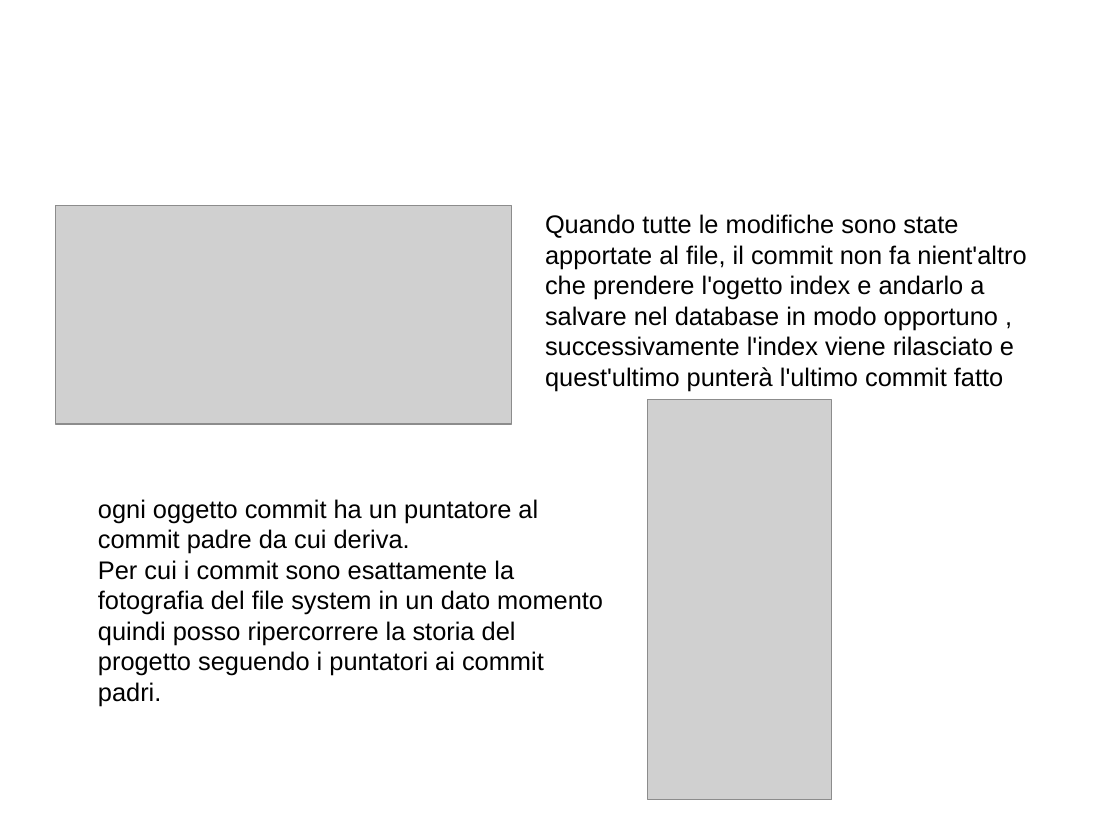
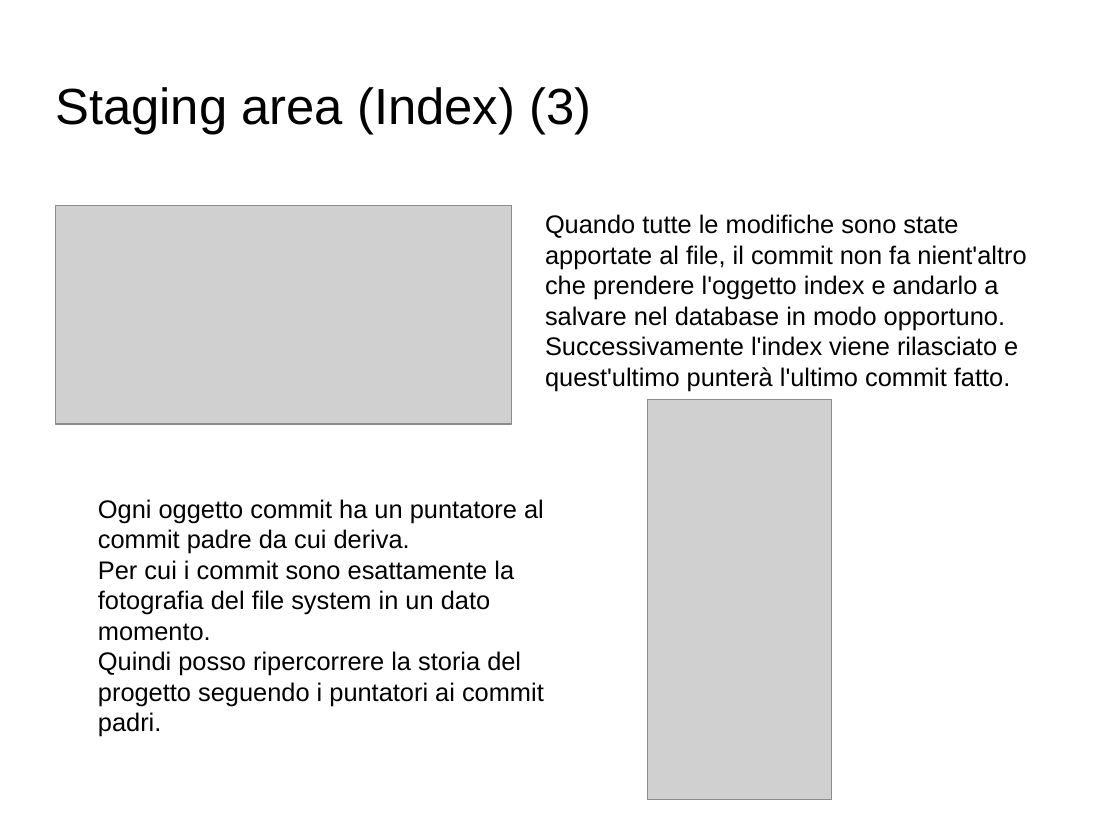
Before and after one commit to GioeleCicchini/Git-Presentation, a slide deck: slide 8 of presentazione git.odp (slide 9 before the commit). Drawn at 1120x840 pixels with LibreOffice and Linux fonts; fonts in the diff are those of the drawing; grey boxes stand for pictures; background and template pictures are left out. Boxes give left, top, right and bottom in pixels: in the first picture for what was removed or moved away, otherwise in the second. Text is boxed around its words. In the diff, an @@ line names an element or a change of style, - is before the commit and + after.

```diff
--- a/presentazione git.odp
+++ b/presentazione git.odp
@@ title added at bbox=[55, 87, 591, 134], 36 pt, text #000000 @@
+Staging area (Index) (3)
@@ text at bbox=[545, 214, 1026, 391]: text changed @@
-Quando tutte le modifiche sono state apportate al file, il commit non fa nient'altro che prendere l'ogetto index e andarlo a salvare nel database in modo opportuno , successivamente l'index viene rilasciato e quest'ultimo punterà l'ultimo commit fatto
+Quando tutte le modifiche sono state apportate al file, il commit non fa nient'altro che prendere l'oggetto index e andarlo a salvare nel database in modo opportuno. Successivamente l'index viene rilasciato e quest'ultimo punterà l'ultimo commit fatto.
@@ text at bbox=[98, 499, 544, 737]: text changed @@
-ogni oggetto commit ha un puntatore al commit padre da cui deriva.
-Per cui i commit sono esattamente la fotografia del file system in un dato momento quindi posso ripercorrere la storia del progetto seguendo i puntatori ai commit padri.
+Ogni oggetto commit ha un puntatore al commit padre da cui deriva.
+Per cui i commit sono esattamente la fotografia del file system in un dato momento.
+Quindi posso ripercorrere la storia del progetto seguendo i puntatori ai commit padri.
```
Also in this commit, not shown: 11 other slides changed, 1 slide removed, 1 other file.
